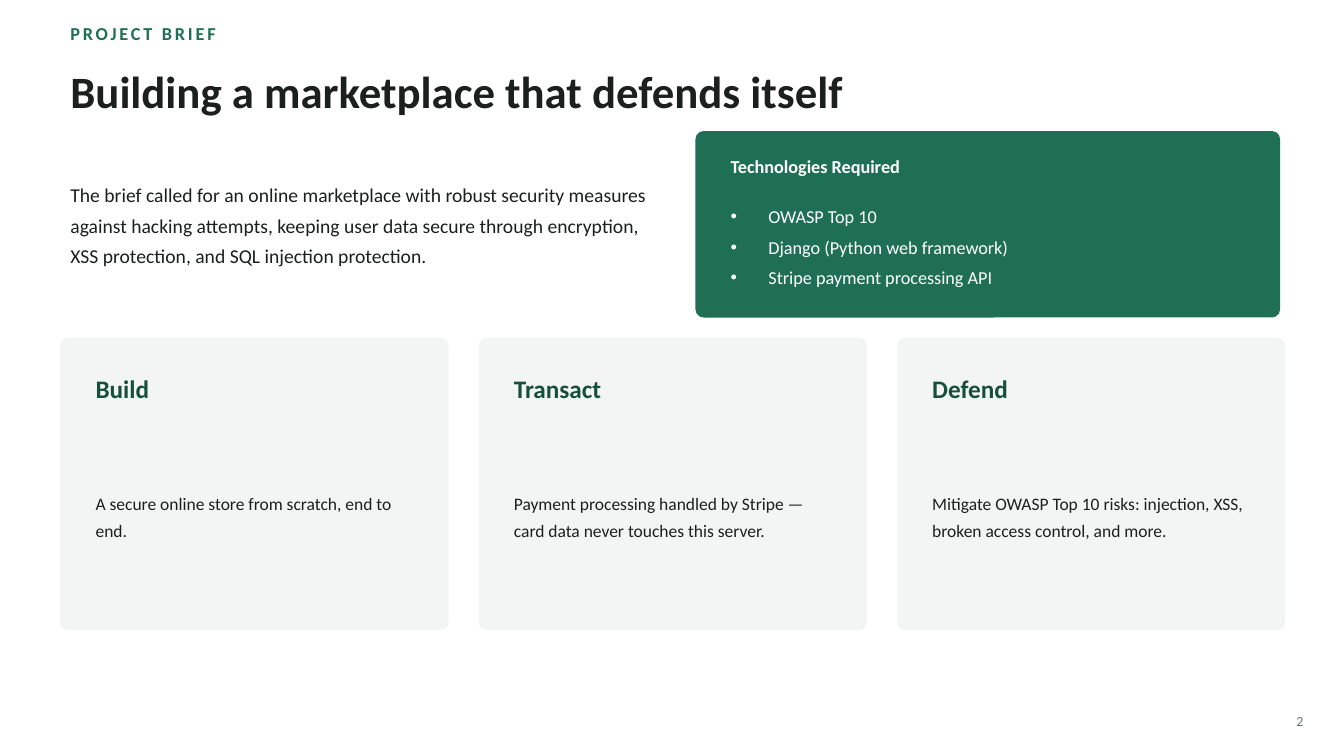
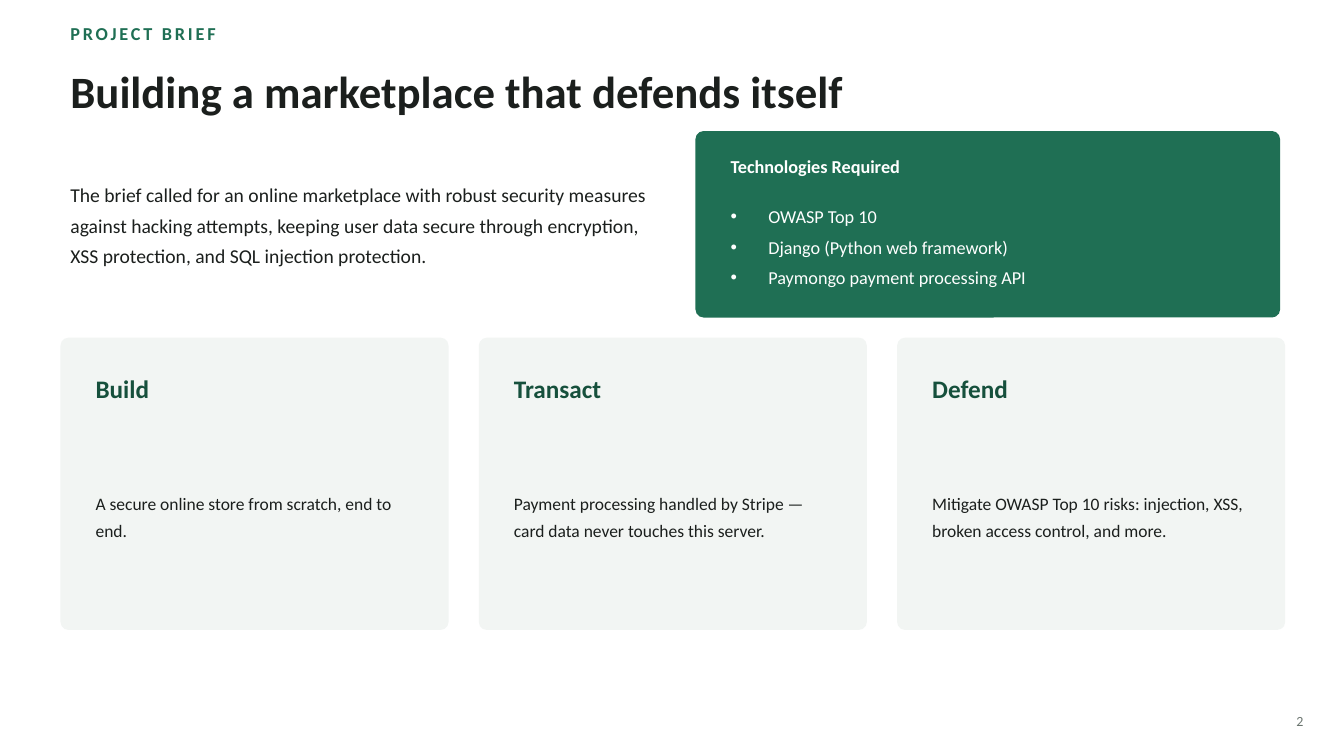
Before and after one commit to geralynabad/secureshop-ecommerce, a slide deck: slide 2 of SecureShop_Presentation.pptx. Drawn at 1344x756 pixels with LibreOffice and Linux fonts; fonts in the diff are those of the drawing. Boxes give left, top, right and bottom in pixels: in the first picture for what was removed or moved away, otherwise in the second. Text is boxed around its words. In the diff, an @@ line names an element or a change of style, - is before the commit and + after.

```diff
--- a/SecureShop_Presentation.pptx
+++ b/SecureShop_Presentation.pptx
@@ text at box(768, 271, 1025, 287): text changed @@
-• Stripe payment processing API
+• Paymongo payment processing API
```
Also in this commit, not shown: 6 other slides changed, 1 other file.
